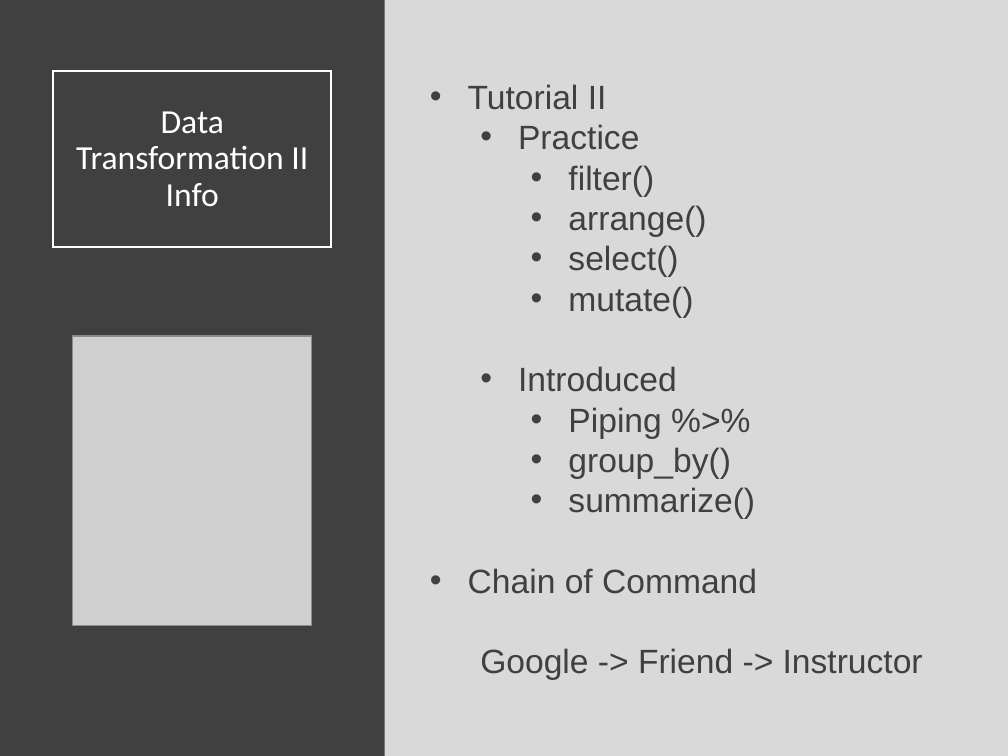
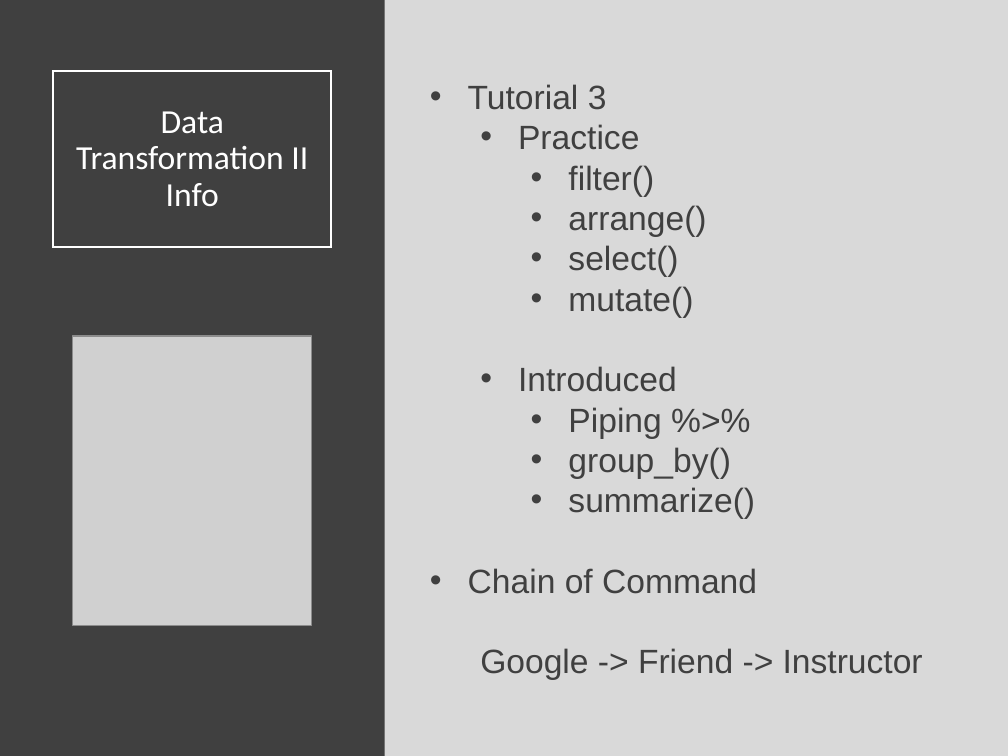
Before and after one commit to Yixf-Self/STOR320_WEBSITE, a slide deck: slide 2 of Lecture/Lecture 5/Lecture 5.pptx. Drawn at 1008x756 pixels with LibreOffice and Linux fonts; fonts in the diff are those of the drawing; grey boxes stand for pictures. Boxes give left, top, right and bottom in pixels: in the first picture for what was removed or moved away, otherwise in the second. Text is boxed around its words. In the diff, an @@ line names an element or a change of style, - is before the commit and + after.

Commit message:
Lecture 5 commit

```diff
--- a/Lecture/Lecture 5/Lecture 5.pptx
+++ b/Lecture/Lecture 5/Lecture 5.pptx
@@ text at (x1=468, y1=84, x2=607, y2=110): text changed @@
-• Tutorial II
+• Tutorial 3
```
Also in this commit, not shown: 1 other file.
